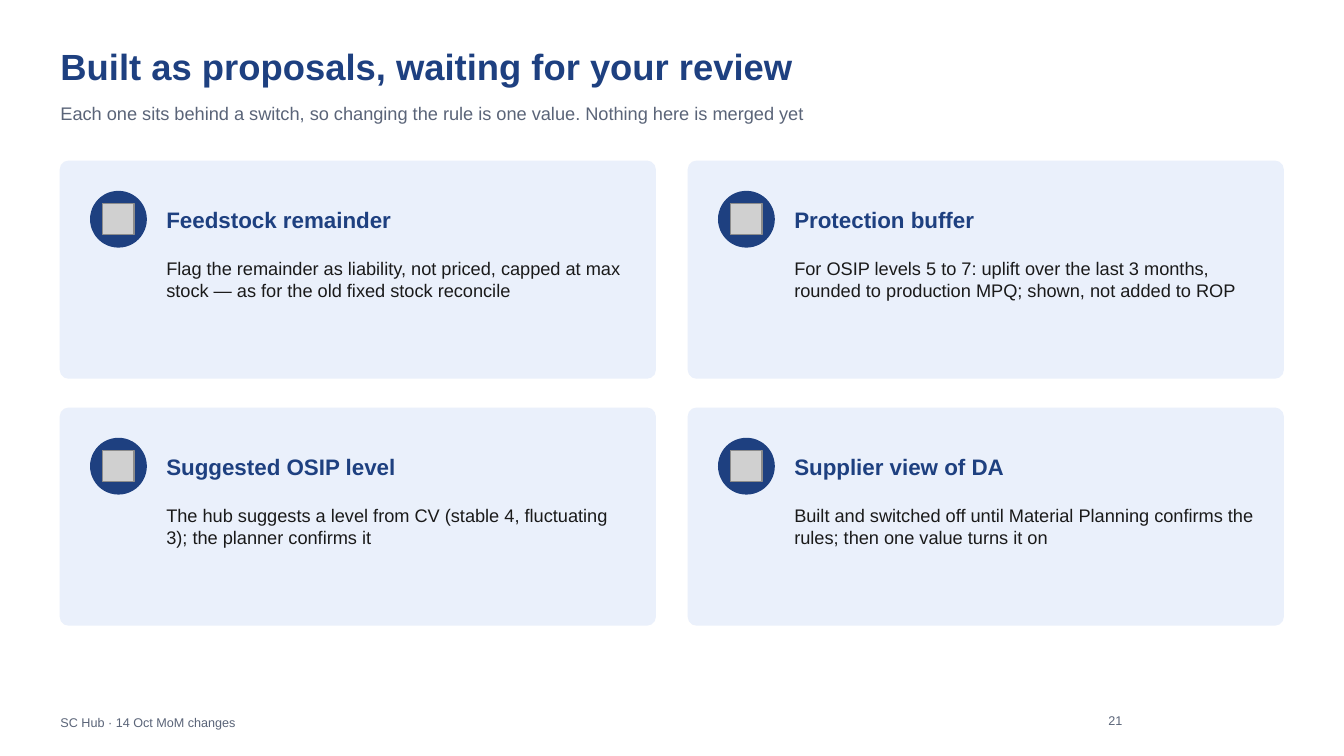
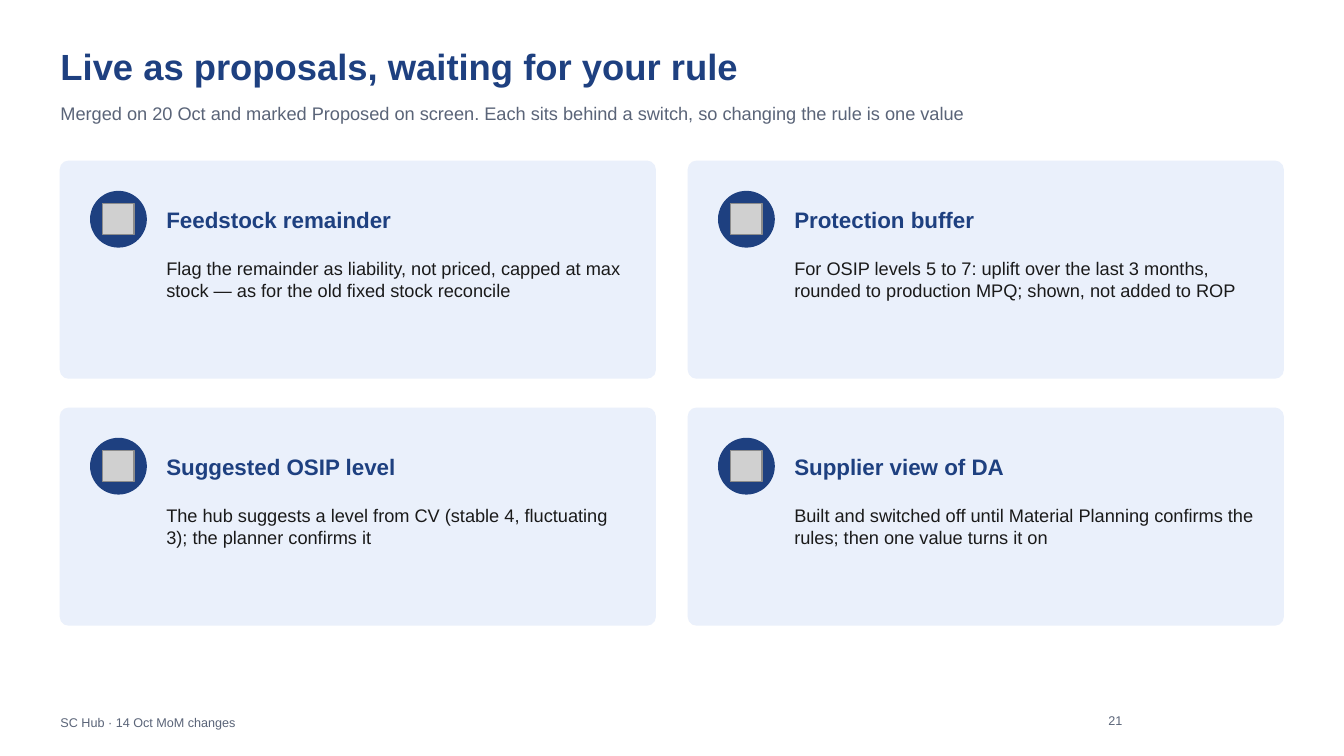
Before and after one commit to javal999/paragon-supplier-portal, a slide deck: slide 21 of docs/supplier-hub/user-guide/SC-Hub-MoM-14-Oct-What-Changed.pptx. Drawn at 1344x756 pixels with LibreOffice and Linux fonts; fonts in the diff are those of the drawing; grey boxes stand for pictures; background and template pictures are left out. Boxes give left, top, right and bottom in pixels: in the first picture for what was removed or moved away, otherwise in the second. Text is boxed around its words. In the diff, an @@ line names an element or a change of style, - is before the commit and + after.

```diff
--- a/docs/supplier-hub/user-guide/SC-Hub-MoM-14-Oct-What-Changed.pptx
+++ b/docs/supplier-hub/user-guide/SC-Hub-MoM-14-Oct-What-Changed.pptx
@@ text at box(60, 53, 738, 87): text changed @@
-Built as proposals, waiting for your review
+Live as proposals, waiting for your rule
@@ text at box(60, 107, 963, 124): text changed @@
-Each one sits behind a switch, so changing the rule is one value. Nothing here is merged yet
+Merged on 20 Oct and marked Proposed on screen. Each sits behind a switch, so changing the rule is one value
```
Also in this commit, not shown: 2 other slides changed, 3 other files.
